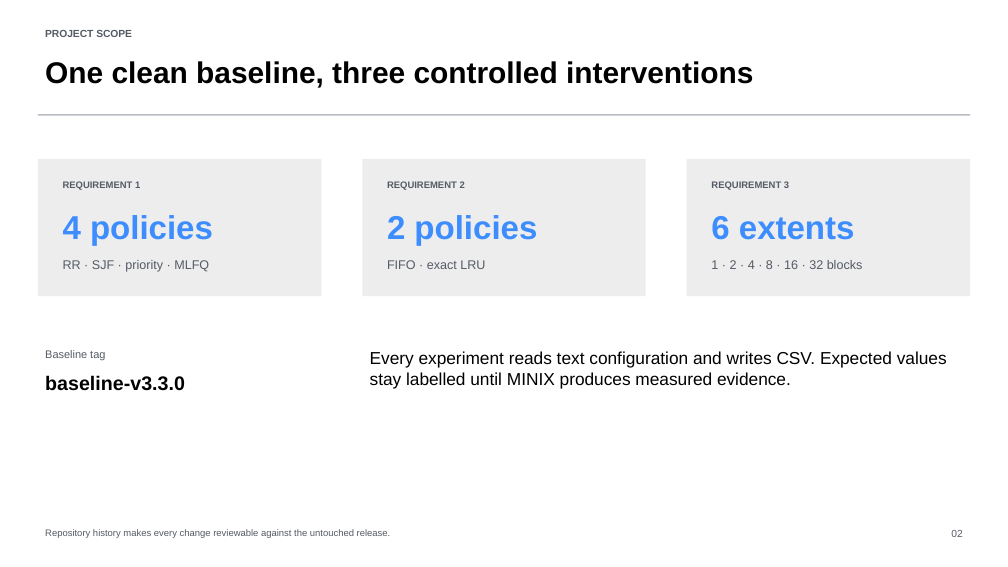
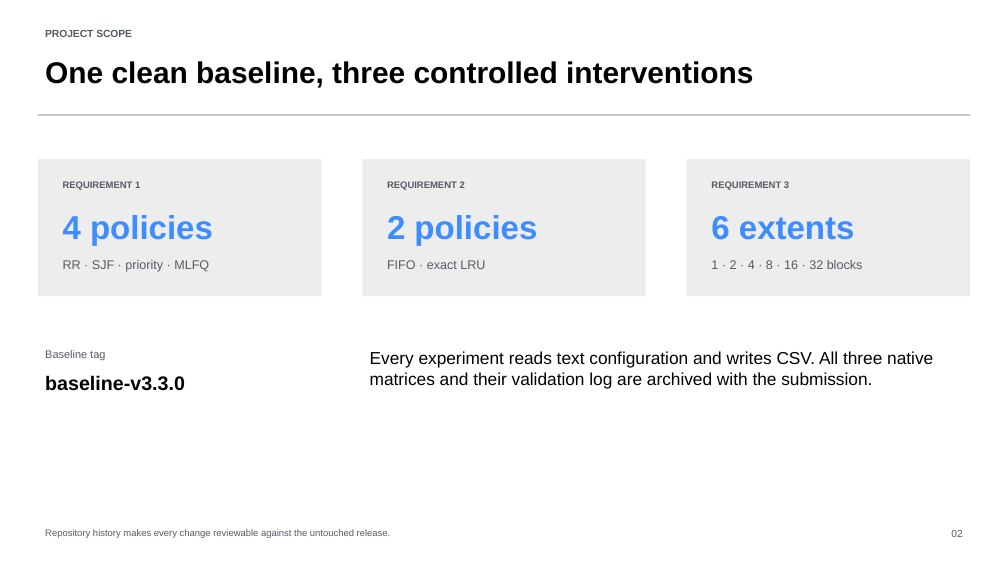
Before and after one commit to Rodina761/CSE335-MINIX-Project, a slide deck: slide 2 of project-deliverables/CSE335_MINIX_Project_Presentation.pptx. Drawn at 1008x567 pixels with LibreOffice and Linux fonts; fonts in the diff are those of the drawing. Boxes give left, top, right and bottom in pixels: in the first picture for what was removed or moved away, otherwise in the second. Text is boxed around its words. In the diff, an @@ line names an element or a change of style, - is before the commit and + after.

Commit message:
docs: finalize measured MINIX submission

```diff
--- a/project-deliverables/CSE335_MINIX_Project_Presentation.pptx
+++ b/project-deliverables/CSE335_MINIX_Project_Presentation.pptx
@@ text at box(370, 351, 933, 388): text changed @@
-Every experiment reads text configuration and writes CSV. Expected values stay labelled until MINIX produces measured evidence.
+Every experiment reads text configuration and writes CSV. All three native matrices and their validation log are archived with the submission.
```
Also in this commit, not shown: 5 other slides changed, 7 other files.
